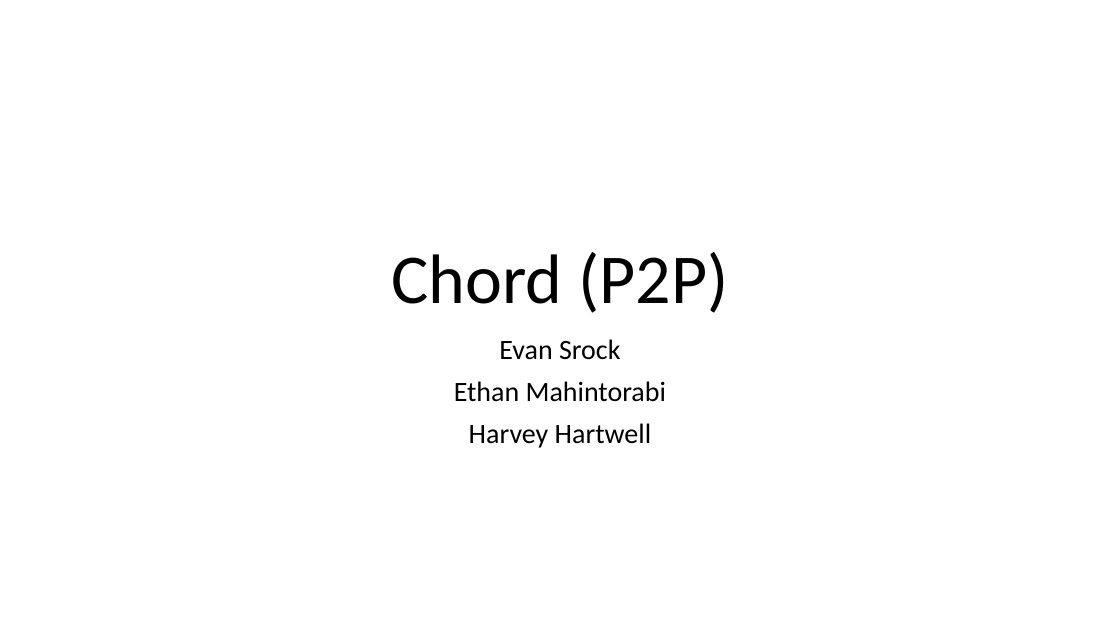
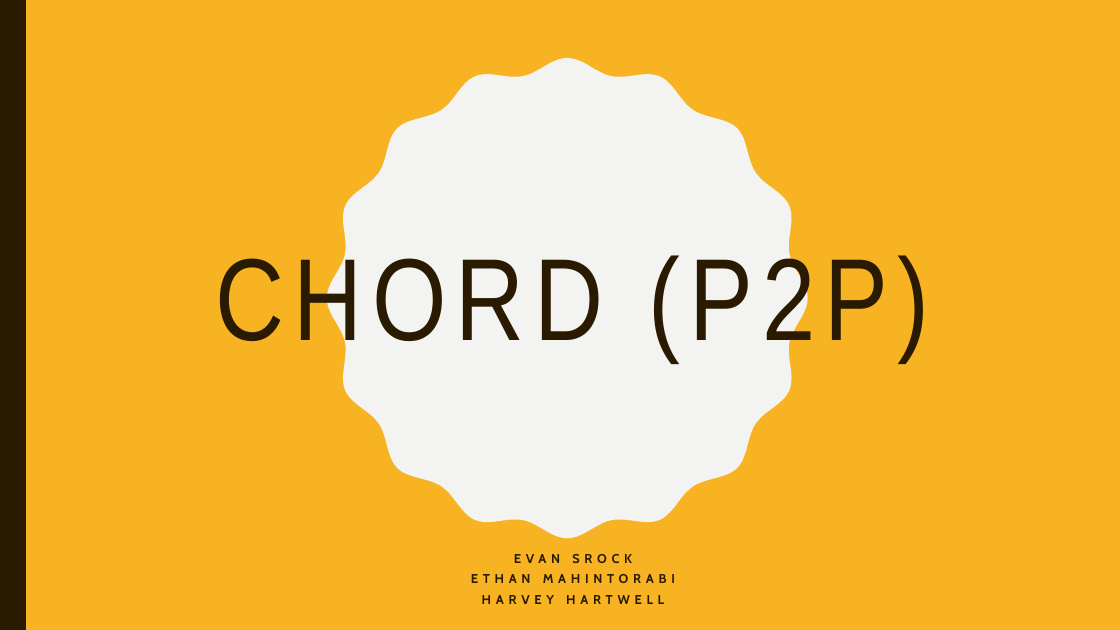
Before and after one commit to QuantamHD/routing-simulation-2, a slide deck: slide 1 of Chord Presentation.pptx. Drawn at 1120x630 pixels with LibreOffice and Linux fonts; fonts in the diff are those of the drawing. Boxes give left, top, right and bottom in pixels: in the first picture for what was removed or moved away, otherwise in the second. Text is boxed around its words. In the diff, an @@ line names an element or a change of style, - is before the commit and + after.

```diff
--- a/Chord Presentation.pptx
+++ b/Chord Presentation.pptx
@@ background #FFFFFF to #F8B323 @@
@@ rectangle added at box(0, 0, 26, 630), fill #2A1A00 @@
@@ freeform shape added at box(327, 58, 808, 539), fill #F3F3F2 @@
@@ title "CHORD (P2P)" at box(216, 246, 929, 361): vertical alignment bottom to middle @@
@@ title at box(216, 246, 929, 361): text changed; size 60 to 100 pt; font Calibri to Arial Narrow; text colour #000000 to #2A1A00 @@
-Chord (P2P)
+CHORD (P2P)
@@ subtitle at box(471, 554, 675, 604): text changed; size 24 to 11 pt; font Calibri to Cabin; text colour #000000 to #2A1A00; bold on @@
-Evan Srock
-Ethan Mahintorabi
-Harvey Hartwell
+EVAN SROCK
+ETHAN MAHINTORABI
+HARVEY HARTWELL
```
Also in this commit, not shown: 7 other slides changed, 4 slides added, 2 slides removed.
